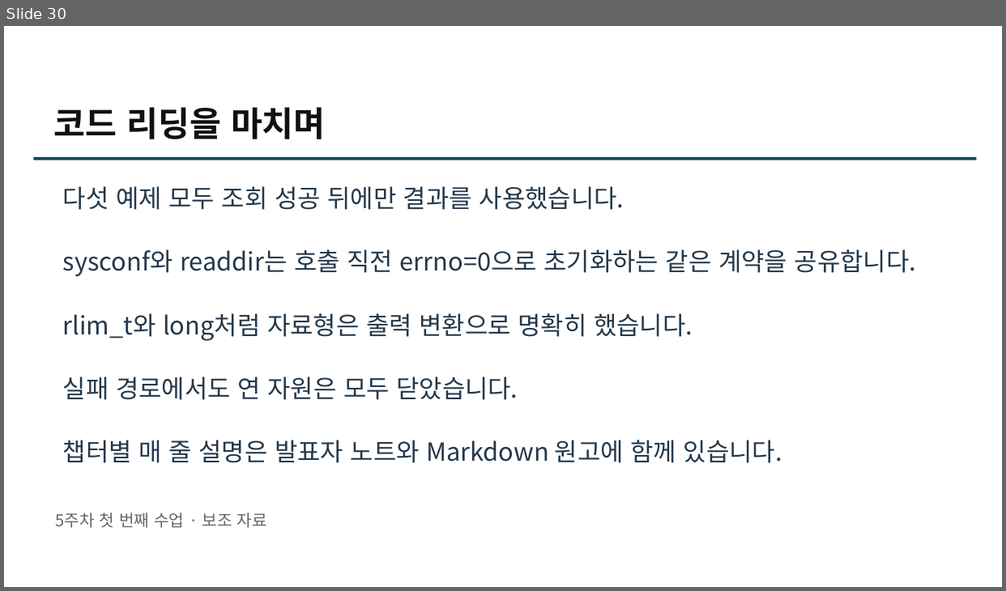
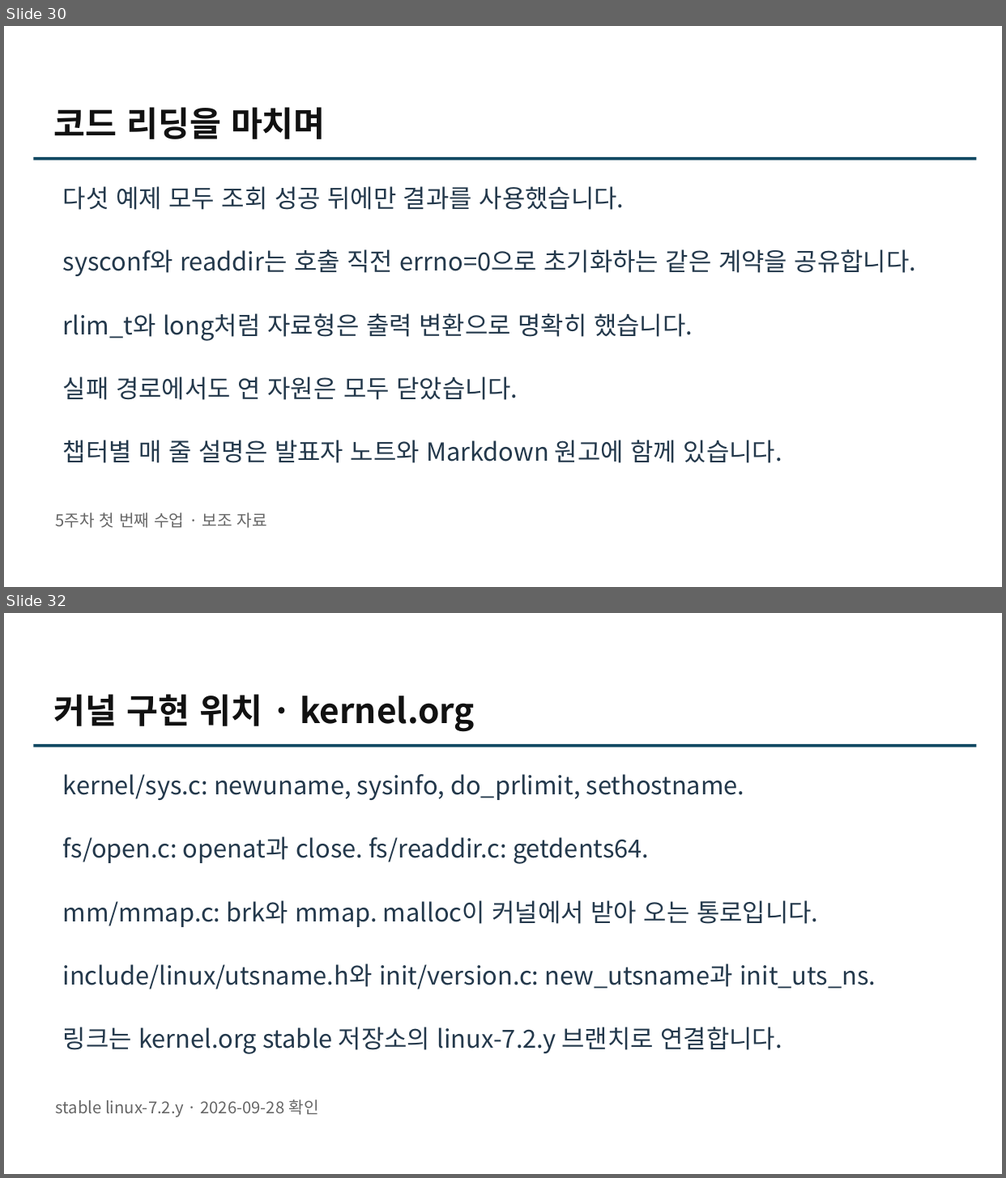
Before and after one commit to HimmelsscheibeVonNebra/2026_SystemProgramming, a slide deck: Presentations/class05-01-code.odp. Shown one above the other, each under a label of ours: slide 30 before the commit, slides 30 and 32 after it; the slides between them are not shown. The pictures are 1006x591 and 1006x1178 pixels, drawn with LibreOffice and Linux fonts; fonts in the diff are those of the drawing. Boxes give left, top, right and bottom in pixels: in the first picture for what was removed or moved away, otherwise in the second. Text is boxed around its words. In the diff, an @@ line names an element or a change of style, - is before the commit and + after.

Commit message:
Add function location reference slides to code reading deck
- Deck grows to 32 slides: appendix maps each lab function to its
  declaration header, glibc implementation, and kernel implementation
- Kernel paths link through kernel.org stable (linux-7.2.y), verified
  2026-09-28: sysinfo now lives in kernel/sys.c, uname is newuname

```diff
--- a/Presentations/class05-01-code.odp
+++ b/Presentations/class05-01-code.odp
@@ slide 32 added at [4, 613, 1002, 1174], background #FFFFFF @@
@@ text added at [54, 694, 475, 731], 33 pt, text #111111, bold @@
+커널 구현 위치 · kernel.org
@@ line added from (33, 746) to (977, 746), #104862 3 pt @@
@@ text added at [63, 774, 745, 800], 24 pt, text #23384B @@
+kernel/sys.c: newuname, sysinfo, do_prlimit, sethostname.
@@ text added at [63, 837, 649, 864], 24 pt, text #23384B @@
+fs/open.c: openat과 close. fs/readdir.c: getdents64.
@@ text added at [63, 901, 818, 927], 24 pt, text #23384B @@
+mm/mmap.c: brk와 mmap. malloc이 커널에서 받아 오는 통로입니다.
@@ text added at [63, 964, 876, 990], 24 pt, text #23384B @@
+include/linux/utsname.h와 init/version.c: new_utsname과 init_uts_ns.
@@ text added at [63, 1027, 782, 1054], 24 pt, text #23384B @@
+링크는 kernel.org stable 저장소의 linux-7.2.y 브랜치로 연결합니다.
@@ text added at [55, 1100, 319, 1118], 15.8 pt, text #666666 @@
+stable linux-7.2.y · 2026-09-28 확인
```
Also in this commit, not shown: 1 other slide added, 2 other files.
